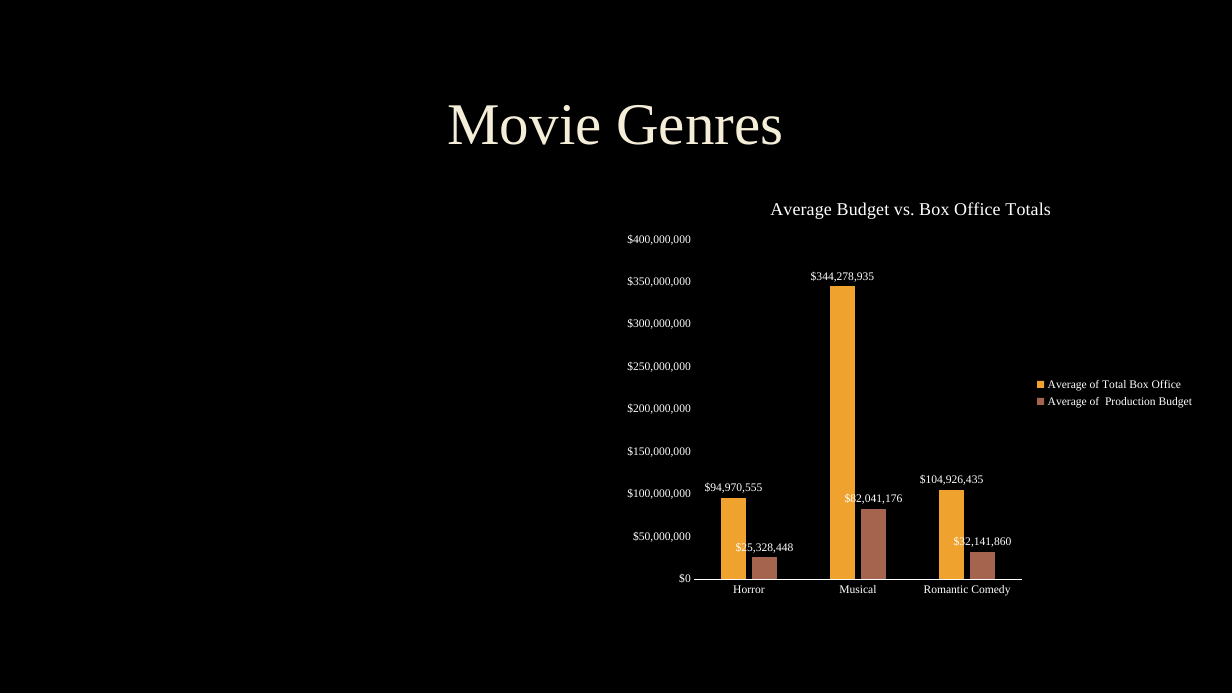
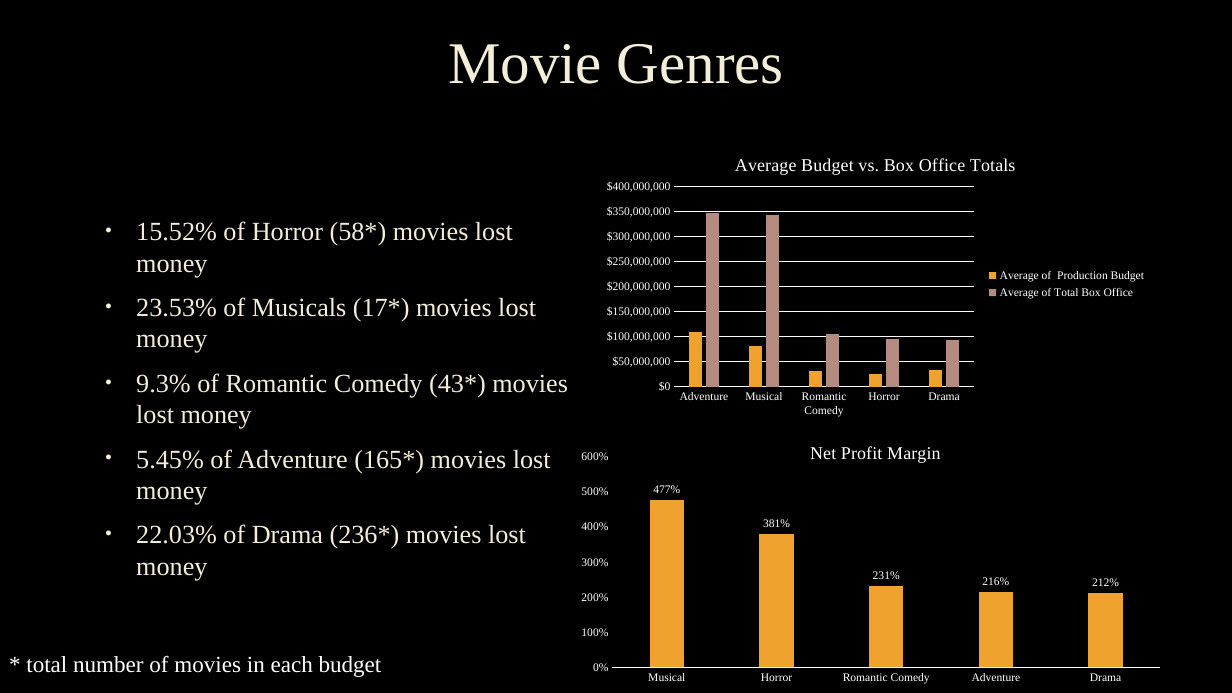
Before and after one commit to Coleman-R/Movie_Capstone, a slide deck: slide 8 of Capstone_presentation.pptx. Drawn at 1232x693 pixels with LibreOffice and Linux fonts; fonts in the diff are those of the drawing; background and template pictures are left out. Boxes give left, top, right and bottom in pixels: in the first picture for what was removed or moved away, otherwise in the second. Text is boxed around its words. In the diff, an @@ line names an element or a change of style, - is before the commit and + after.

```diff
--- a/Capstone_presentation.pptx
+++ b/Capstone_presentation.pptx
@@ title "Movie Genres" moved from (x1=448, y1=105, x2=783, y2=145) to (x1=448, y1=44, x2=784, y2=84) @@
@@ column chart at (x1=592, y1=140, x2=1158, y2=429) @@
-categories: Horror, Musical, Romantic Comedy
+categories: Adventure, Musical, Romantic Comedy, Horror, Drama
-Average of Total Box Office: 94970555, 344278935, 104926435
+Average of  Production Budget : 110000000, 80000000, 30000000, 30000000, 30000000
@@ data labels of Average of  Production Budget  removed @@
-Average of  Production Budget : 25328448, 82041176, 32141860
+Average of Total Box Office: 350000000, 340000000, 100000000, 90000000, 90000000
@@ colour of Average of Total Box Office #A5644E to #B58B80 @@
@@ data labels of Average of Total Box Office removed @@
@@ value axis changed @@
@@ plot area changed @@
@@ column chart resized from (x1=616, y1=181, x2=1207, y2=604) to (x1=592, y1=140, x2=1158, y2=429) @@
@@ text added at (x1=136, y1=221, x2=568, y2=581), 20.4 pt, text #F4EDD8 @@
+• 15.52% of Horror (58*) movies lost money
+• 23.53% of Musicals (17*) movies lost money
+• 9.3% of Romantic Comedy (43*) movies lost money
+• 5.45% of Adventure (165*) movies lost money
+• 22.03% of Drama (236*) movies lost money
@@ column chart added at (x1=567, y1=429, x2=1185, y2=693) @@
+title "Net Profit Margin "
+categories: Musical, Horror, Romantic Comedy, Adventure, Drama
+Series 1: 4.77, 3.81, 2.31, 2.16, 2.12
@@ text added at (x1=26, y1=655, x2=382, y2=677), 18 pt, text #FFFFFF @@
+* total number of movies in each budget
```
Also in this commit, not shown: 3 other slides changed, 1 slide added, 1 slide removed, 4 other files.
